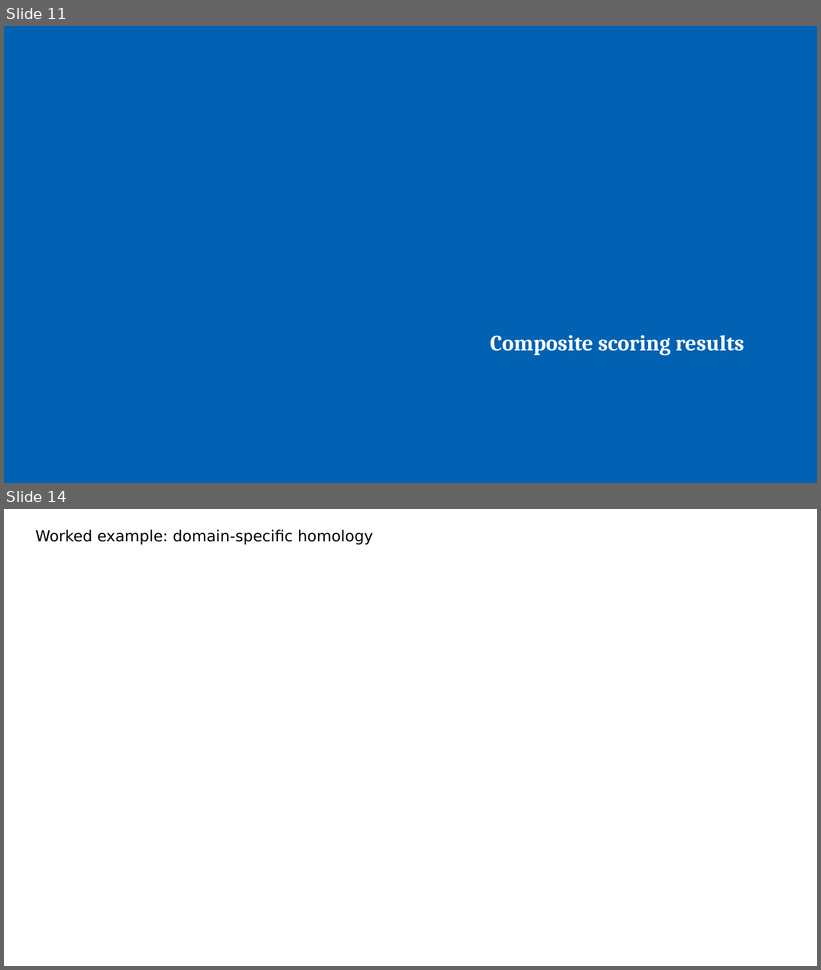
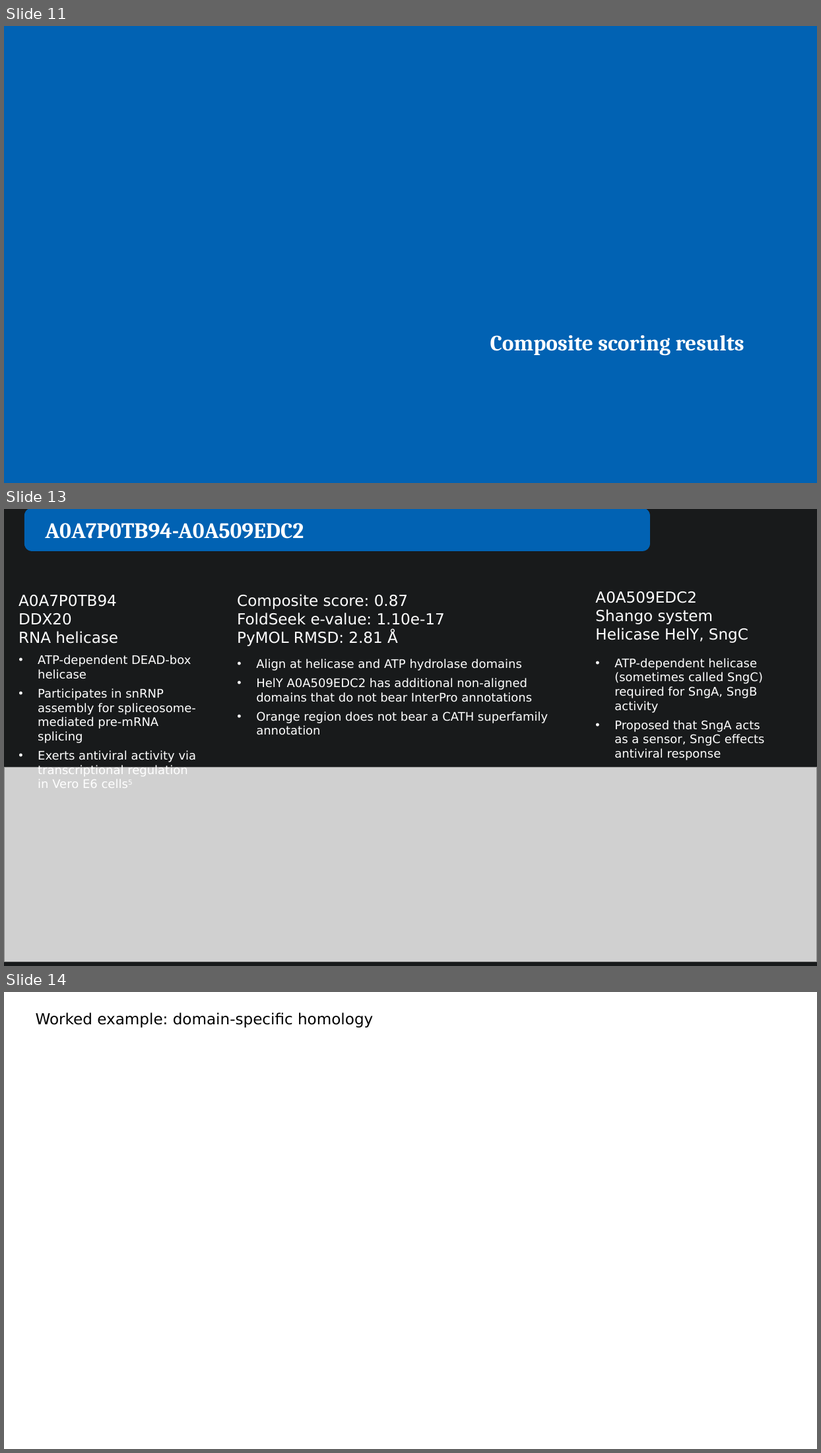
Before and after one commit to juliandeanmoran/BISSH, a slide deck: reports/2026-08-28_projectUpdate_3/2026-08-28_projectUpdate_3_jmoran.pptx. Shown one above the other, each under a label of ours: slides 11 and 14 before the commit, slides 11, 13 and 14 after it; the slides between them are not shown. The pictures are 821x970 and 821x1453 pixels, drawn with LibreOffice and Linux fonts; fonts in the diff are those of the drawing; grey boxes stand for pictures. Boxes give left, top, right and bottom in pixels: in the first picture for what was removed or moved away, otherwise in the second. Text is boxed around its words. In the diff, an @@ line names an element or a change of style, - is before the commit and + after.

Commit message:
Added slide about domain-specific alignment.

```diff
--- a/reports/2026-08-28_projectUpdate_3/2026-08-28_projectUpdate_3_jmoran.pptx
+++ b/reports/2026-08-28_projectUpdate_3/2026-08-28_projectUpdate_3_jmoran.pptx
@@ slide 13 added at [4,509,817,966], background #181A1B @@
@@ rounded rectangle added at [24,509,649,551], fill #0162B3, outline #0162B3 1.5 pt @@
@@ text added at [45,523,304,539], 26 pt, text #FFFFFF, bold @@
+A0A7P0TB94-A0A509EDC2
@@ text added at [19,595,118,644], 18 pt, text #FFFFFF @@
+A0A7P0TB94
+DDX20
+RNA helicase
@@ text added at [237,594,445,646], 18 pt, text #FFFFFF @@
+Composite score: 0.87
+FoldSeek e-value: 1.10e-17
+PyMOL RMSD: 2.81 Å
@@ text added at [595,591,748,643], 18 pt, text #FFFFFF @@
+A0A509EDC2
+Shango system
+Helicase HelY, SngC
@@ text added at [38,655,197,788], 14 pt, text #FFFFFF @@
+• ATP-dependent DEAD-box helicase
+• Participates in snRNP assembly for spliceosome-mediated pre-mRNA splicing
+• Exerts antiviral activity via transcriptional regulation in Vero E6 cells5
@@ text added at [256,659,548,735], 14 pt, text #FFFFFF @@
+• Align at helicase and ATP hydrolase domains
+• HelY A0A509EDC2 has additional non-aligned domains that do not bear InterPro annotations
+• Orange region does not bear a CATH superfamily annotation
@@ text added at [614,658,765,760], 14 pt, text #FFFFFF @@
+• ATP-dependent helicase (sometimes called SngC) required for SngA, SngB activity
+• Proposed that SngA acts as a sensor, SngC effects antiviral response
@@ picture added at [4,767,817,962] @@
```
Also in this commit, not shown: 2 slides changed, 1 slide removed, 1 other file.
